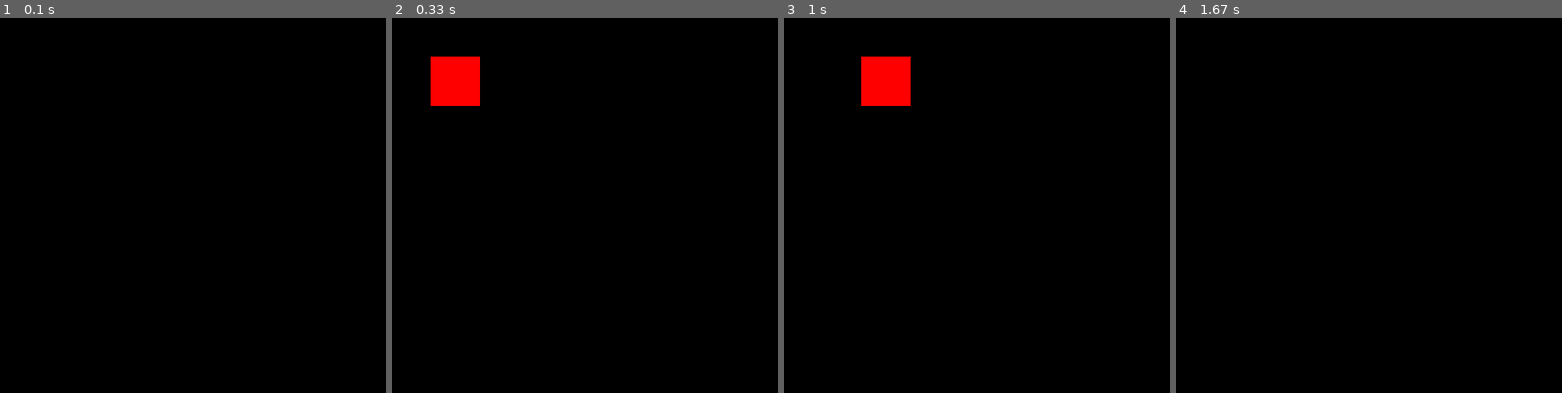
Above: before the commit, frames 1-4 (left to right).
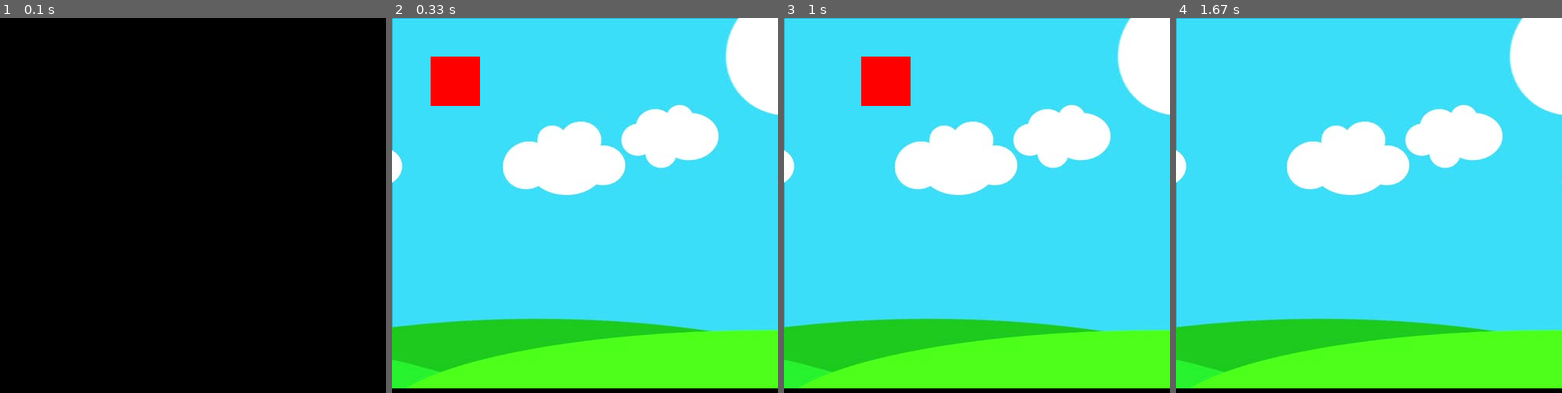
Above: after the commit, the same moments.

Repository: rumothy/pygame-tutorial
Game: pygame game, started from fistGame.py
Same seed, same stepped clock (60 frames per second), same inputs: the game is played once before the commit and once after it.
Inputs:
- Up to frame 1 (0.1 s): no input
- Up to frame 2 (0.33 s): no input
- Up to frame 3 (1 s): hold Right 0.33-0.8 s; hold Right from 0.83 s (still down); tap Space at 0.9 s
- Up to frame 4 (1.67 s): release Right at 1.3 s

Frame 1 is identical in both runs. In frame 2, 97% of the frame differs, in the area x 0-100%, y 0-99%; in frame 3, 97%; in frame 4, 99%.

Commit message:
Create redrawGameWindow(). Draw background

Diff:
--- a/fistGame.py
+++ b/fistGame.py
@@ -48,6 +48,14 @@
 right = False
 walkCount = 0
 
+
+def redrawGameWindow():
+    global walkCount
+    win.blit(bg, (0, 0))
+    pygame.draw.rect(win, (255, 0, 0), (x, y, width, height))
+    pygame.display.update()
+
+
 # main loop
 run = True
 while run:
@@ -77,8 +85,7 @@
             isJump = False
             jumpCount = 10
 
-    win.fill((0, 0, 0))
-    pygame.draw.rect(win, (255, 0, 0), (x, y, width, height))
-    pygame.display.update()
+    redrawGameWindow()
+
 
 pygame.quit()
